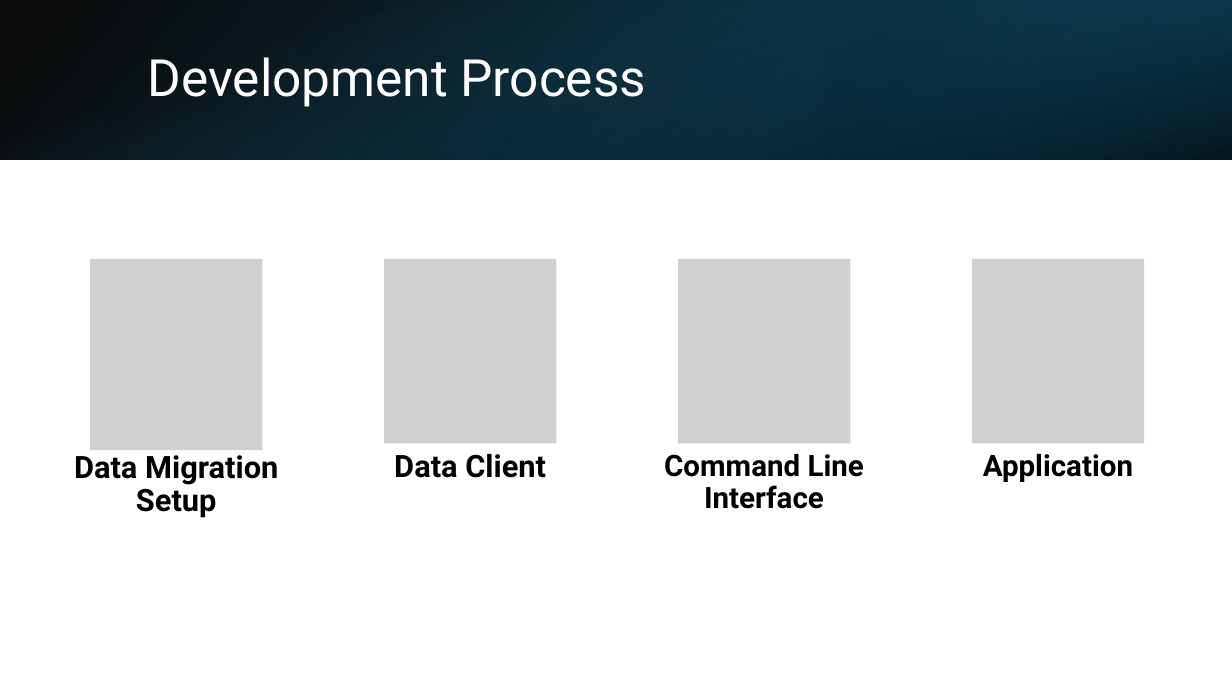
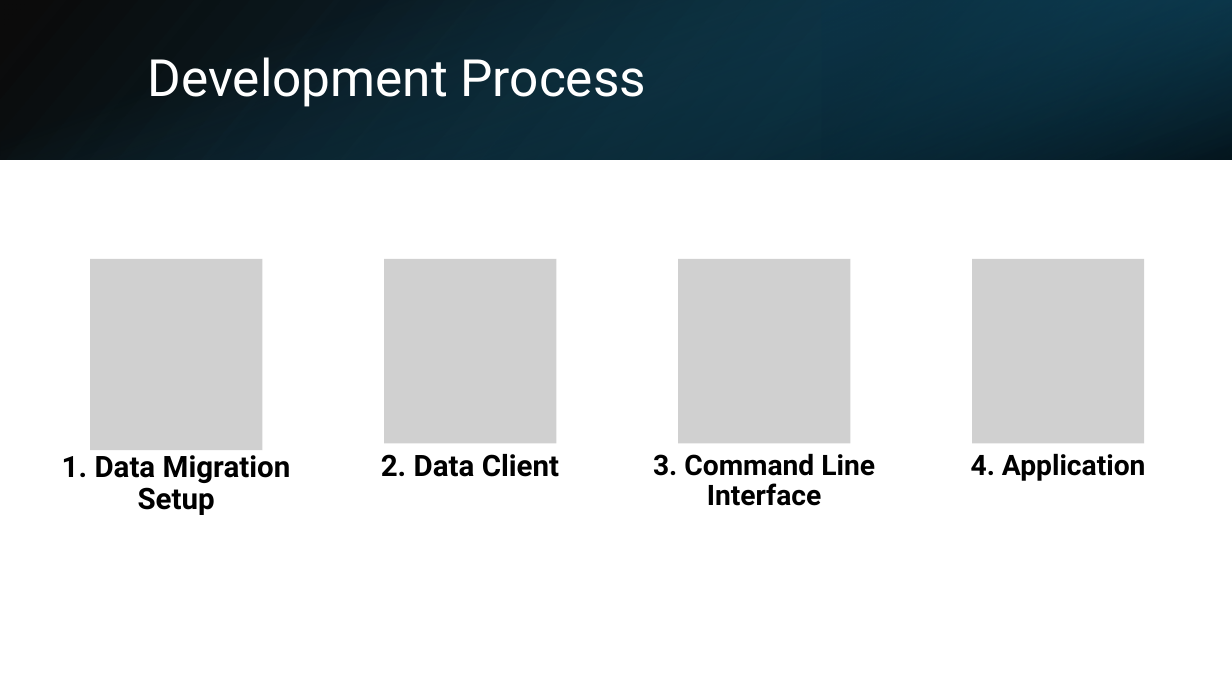
Before and after one commit to kencopas/Capstone, a slide deck: slide 8 of docs/Kenneth Copas - Capstone Presentation.pptx (slide 7 before the commit). Drawn at 1232x693 pixels with LibreOffice and Linux fonts; fonts in the diff are those of the drawing; grey boxes stand for pictures. Boxes give left, top, right and bottom in pixels: in the first picture for what was removed or moved away, otherwise in the second. Text is boxed around its words. In the diff, an @@ line names an element or a change of style, - is before the commit and + after.

```diff
--- a/docs/Kenneth Copas - Capstone Presentation.pptx
+++ b/docs/Kenneth Copas - Capstone Presentation.pptx
@@ text at <box>62,455,291,515</box>: text changed; size 24 to 23 pt @@
-Data Migration Setup
+1. Data Migration Setup
@@ text at <box>381,454,559,477</box>: text changed; size 24 to 23 pt @@
-Data Client
+2. Data Client
@@ text at <box>653,453,875,506</box>: text changed; size 23 to 22 pt @@
-Command Line Interface
+3. Command Line Interface
@@ text at <box>971,453,1146,481</box>: text changed; size 23 to 22 pt @@
-Application
+4. Application
```
Also in this commit, not shown: 2 other slides changed, 2 other files.
